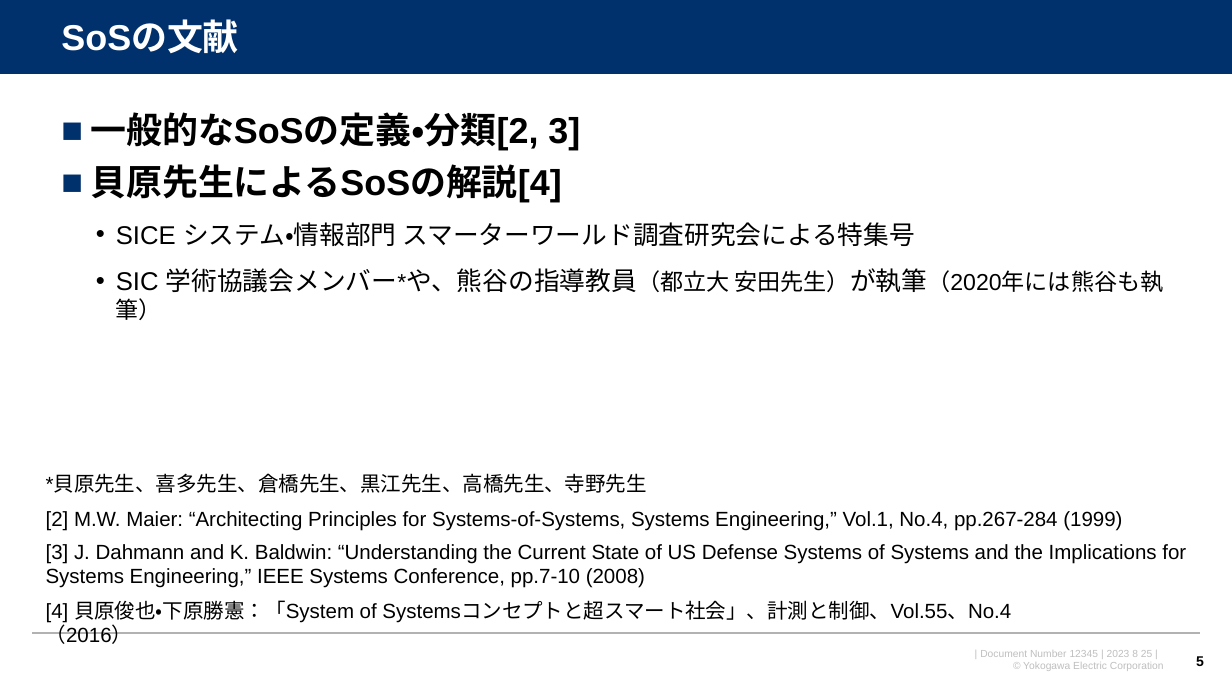
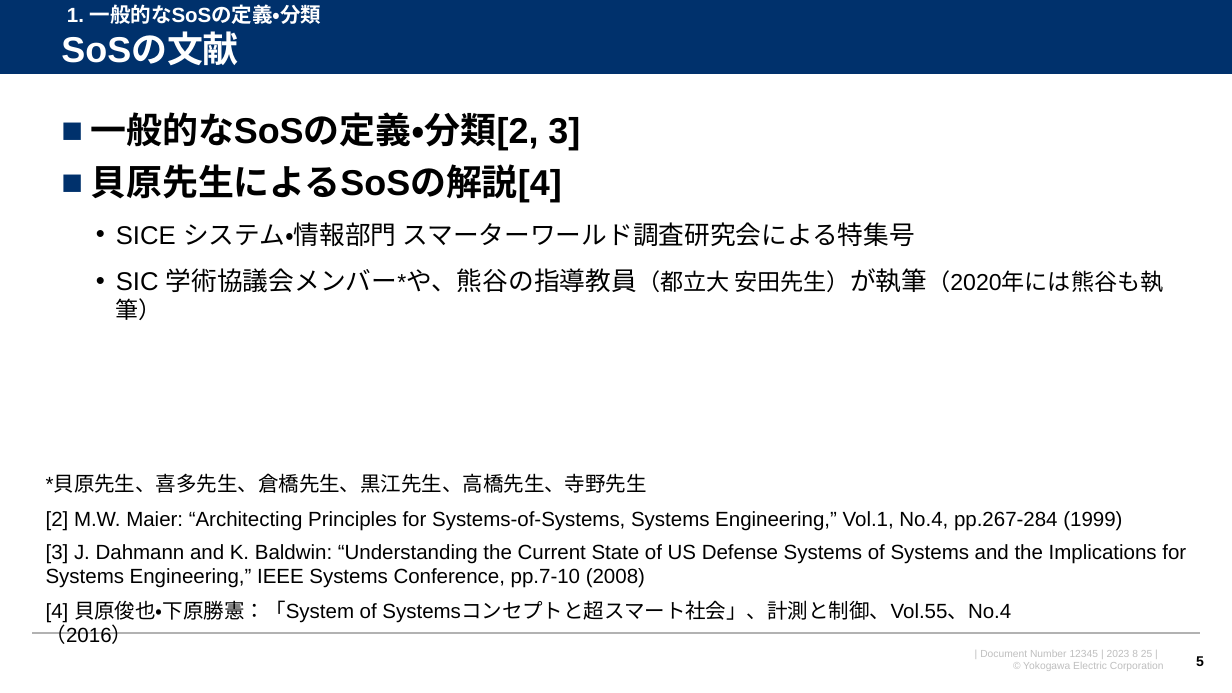
Before and after one commit to watarukumagai-git/opt, a slide deck: slide 5 of SoS/230825_SoS分科会第6回進め方のご相談_rev.0.pptx. Drawn at 1232x693 pixels with LibreOffice and Linux fonts; fonts in the diff are those of the drawing; background and template pictures are left out. Boxes give left, top, right and bottom in pixels: in the first picture for what was removed or moved away, otherwise in the second. Text is boxed around its words. In the diff, an @@ line names an element or a change of style, - is before the commit and + after.

```diff
--- a/SoS/230825_SoS分科会第6回進め方のご相談_rev.0.pptx
+++ b/SoS/230825_SoS分科会第6回進め方のご相談_rev.0.pptx
@@ title "SoSの文献": place and size @@
-title "SoSの文献" at box(61, 22, 238, 53)
+title "SoSの文献" at box(61, 34, 238, 65)
@@ text added at box(67, 4, 322, 24), 16 pt, text #FFFFFF, bold @@
+1. 一般的なSoSの定義・分類
```
Also in this commit, not shown: 8 other slides changed.
